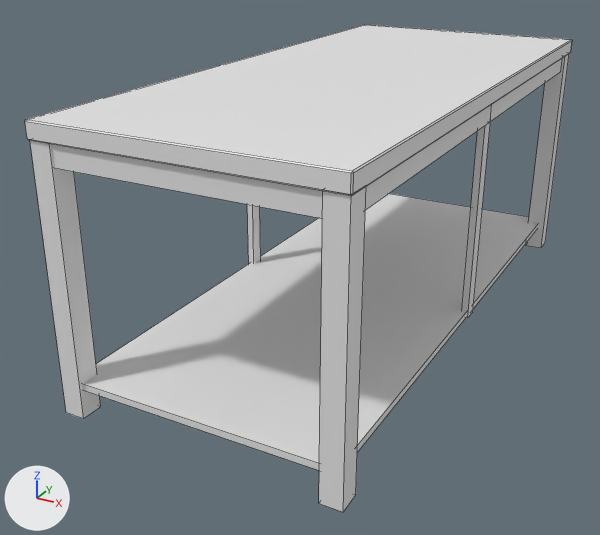
A saved change to the FBX model Assets/Art/Models/G_Table_02.fbx.
Rendered twice from a camera (50 mm lens) standing at (18.4, -28.6, 15.7) and looking at (3.8, -2.1, 2.5). The axes (+X, +Y, +Z) are drawn at lower left. The lights are the same throughout. Mesh edges are drawn as thin lines. Where no turn or scale is listed for an object, it has been applied to the vertices.

In view in the first picture: 'Table 02'.
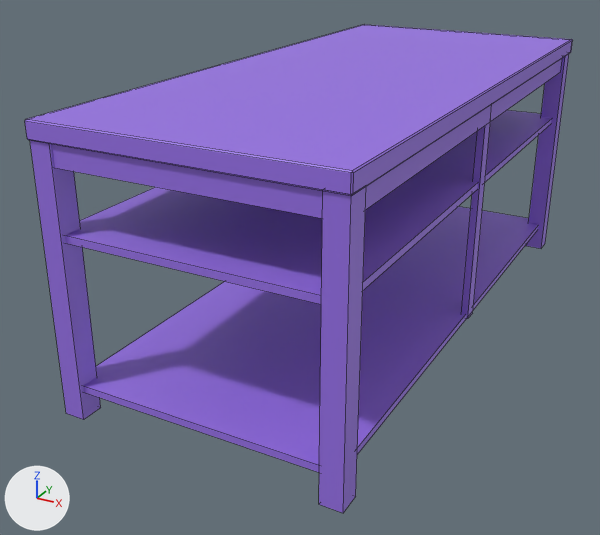
The newer file is also turned or shifted as a whole; pictures and numbers use the older file's frame.

What differs and where, as boxes (x1, y1, x2, y2) in the pictures (600 x 535 px; the box of a moved part takes in the faces that stretch with it):
'Table 02', reshaped
    before: (25, 24, 573, 512)
    after: (25, 24, 573, 513)
part 1 of me_cube_075, moved or reshaped
    before: (83, 194, 539, 470)
    after: (65, 110, 552, 304)
part 2 of me_cube_075, added (purple)
    after: (83, 207, 539, 472)
part 3 of me_cube_075, recoloured (white to purple)
    both: (25, 24, 573, 512)

The change in detail:
Material 'Material.007' (mat_material_007) is new.
Its base color is (0.313, 0.165, 0.8) (purple #9871e7).
me_cube_075 is used by ob_table_02; location (0.0, 0.0, 0.0).
me_cube_075 had 120 vertices, 88 faces and spanned x 0.0..10.5, y -11.7..11.7, z 0.0..10.0.
me_cube_075 now has 108 vertices, 65 faces and spans x 0.0..10.5, y -11.7..11.7, z -0.1..10.0.
me_cube_075 part 1: the loose piece of 8 vertices spanning x 0.3..10.1, y -11.4..11.4, z 1.0..1.3 is moved by (0.0, 0.0, 5.2), in mat_material_007 (purple #9871e7).
me_cube_075 part 2: a new loose piece, a box spanning x 0.28..10.13, y -11.44..11.44, z 0.92..1.18, in mat_material_007 (purple #9871e7).
me_cube_075 part 3: 51 faces spanning x 0.0..10.5, y -11.7..11.7, z -0.1..10.0 switch from no material to mat_material_007 (purple #9871e7).
